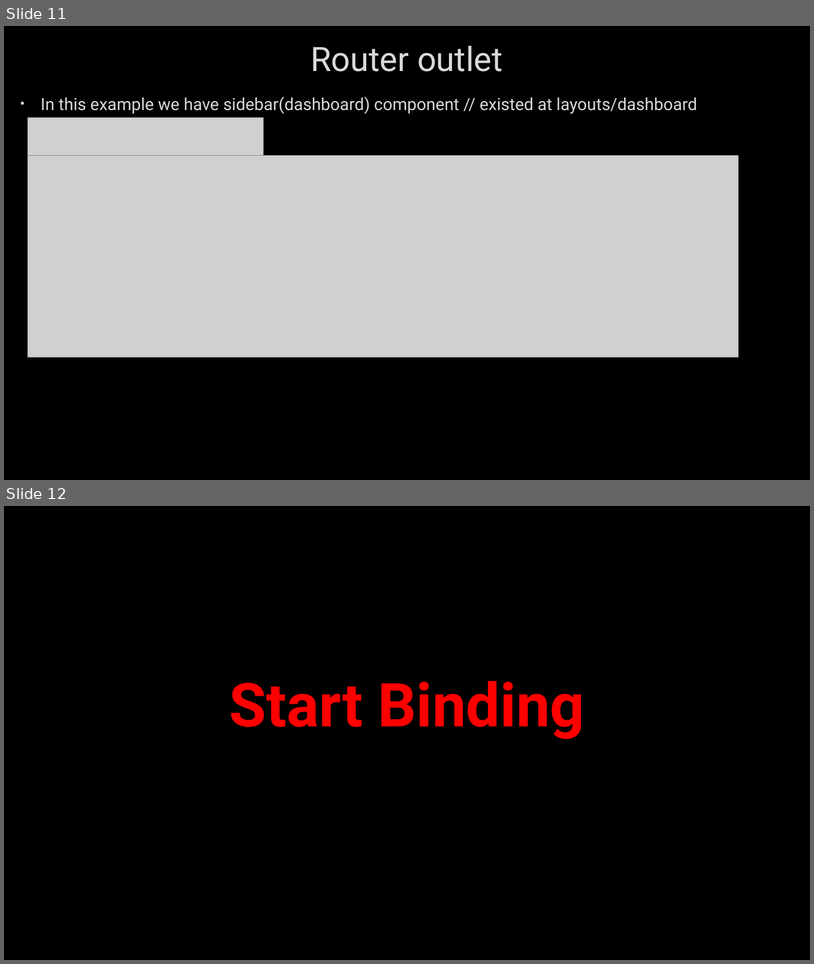
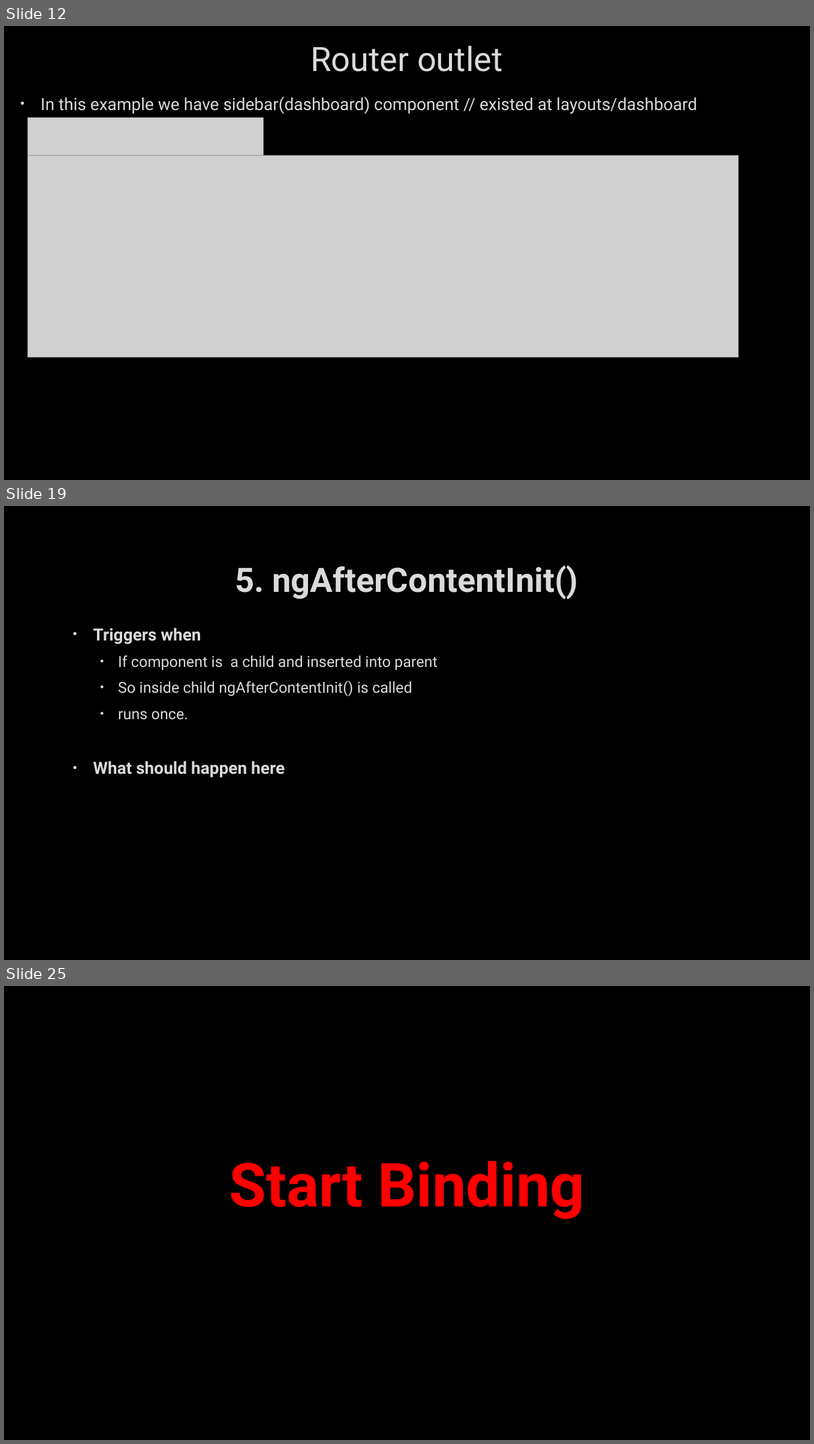
Before and after one commit to AhmedMohamedSamir1/Summary, a slide deck: Angular & type script/Angular.pptx. Shown one above the other, each under a label of ours: slides 11 and 12 before the commit, slides 12, 19 and 25 after it; the slides between them are not shown. The pictures are 814x964 and 814x1444 pixels, drawn with LibreOffice and Linux fonts; fonts in the diff are those of the drawing; grey boxes stand for pictures; background and template pictures are left out. Boxes give left, top, right and bottom in pixels: in the first picture for what was removed or moved away, otherwise in the second. Text is boxed around its words. In the diff, an @@ line names an element or a change of style, - is before the commit and + after.

```diff
--- a/Angular & type script/Angular.pptx
+++ b/Angular & type script/Angular.pptx
@@ slide 19 added at bbox=[4, 506, 810, 960], background picture (left out) @@
@@ title added at bbox=[235, 565, 578, 599], 40 pt, text #DADADA, bold @@
+5. ngAfterContentInit()
@@ text added at bbox=[93, 628, 438, 777], 18 pt, text #DADADA @@
+• Triggers when
+  • If component is a child and inserted into parent
+  • So inside child ngAfterContentInit() is called
+  • runs once.
+• What should happen here
@@ what was slide 11 is now slide 12 @@
@@ what was slide 12 is now slide 25 @@
```
Also in this commit, not shown: 2 slides changed, 24 other slides added, 4 other files.
